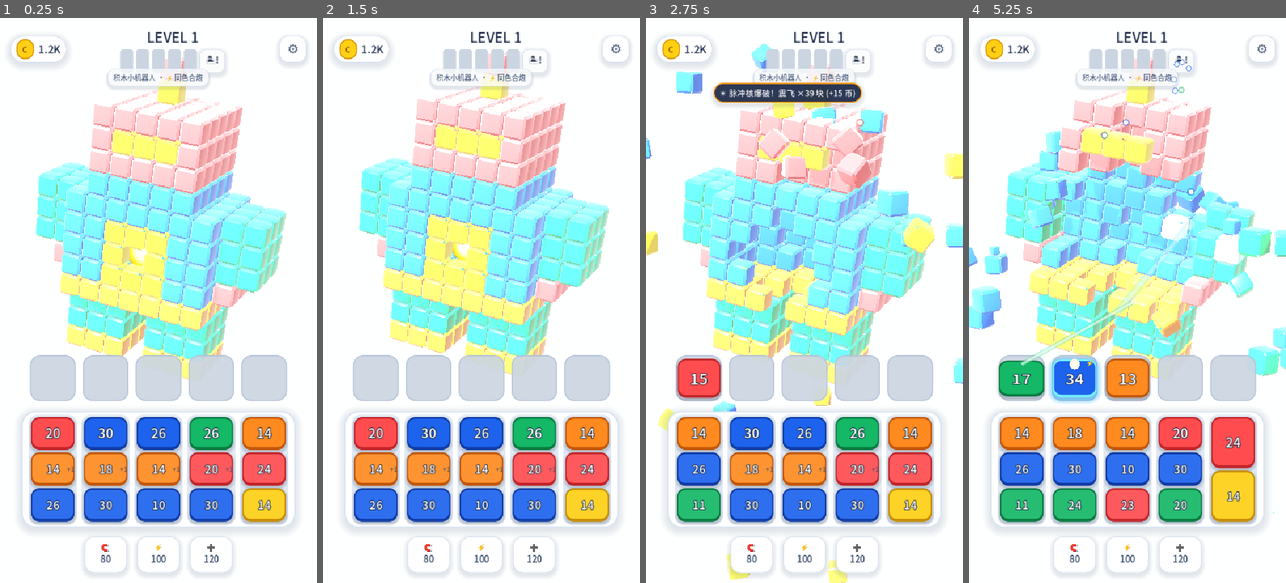
Above: before the commit, frames 1-4 (left to right).
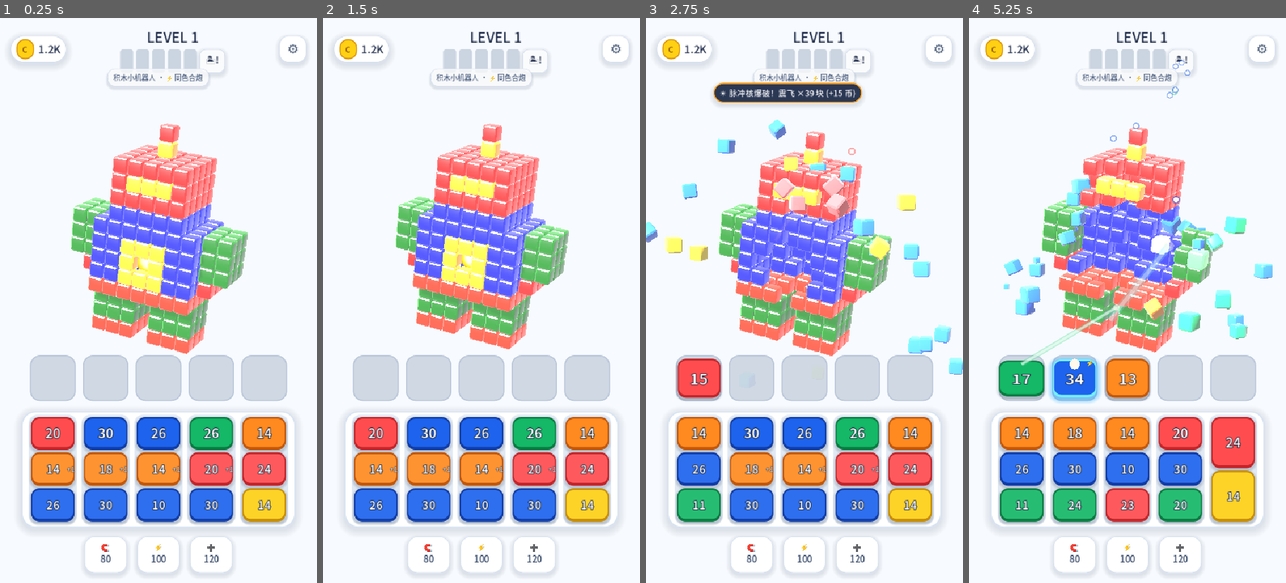
Above: after the commit, the same moments.

Repository: ynot-labs/glaze-pop
Game: Godot game, scene res://scenes/Main.tscn
The game is run twice, just before and just after one commit, with the same random seed, the same clock (stepped at 60 frames per second) and the same inputs.
Inputs (mouse positions are in pixels of both pictures, inside the frame that each line leads up to):
- Up to frame 1 (0.25 s): no input
- Up to frame 2 (1.5 s): click "🏝!" at 0.5 s; click "⚙" at 1.25 s
- Up to frame 3 (2.75 s): click (699, 470) at 2.02 s
- Up to frame 4 (5.25 s): click (1073, 470) at 2.77 s; click (1127, 470) at 3.52 s; click (1181, 470) at 4.27 s; click (1232, 470) at 5.02 s

The runs differ from the first frame. In frame 1, 24% of the frame differs, in the area x 11-91%, y 7-81%; in frame 2, 25%; in frame 3, 27%; in frame 4, 28%, in the area x 0-100%, y 7-88%.

Commit message:
fix(beta): exact sRGB->linear MultiMesh color match, solid bevel corners, sky gradient & framing

Diff:
--- a/scripts/beveled_cube_builder.gd
+++ b/scripts/beveled_cube_builder.gd
@@ -29,14 +29,16 @@
 		st.set_normal(nrms[3]); st.add_vertex(pts[3])
 
 	var add_tri := func(p0: Vector3, p1: Vector3, p2: Vector3) -> void:
+		# Godot front faces use CLOCKWISE winding (so (p1-p0).cross(p2-p0) points INWARD!)
 		var fn: Vector3 = (p1 - p0).cross(p2 - p0).normalized()
-		if fn.dot((p0 + p1 + p2).normalized()) < 0.0:
+		if fn.dot((p0 + p1 + p2).normalized()) > 0.0:
 			var tmp: Vector3 = p1
 			p1 = p2
 			p2 = tmp
 			fn = -fn
+		var outward_n: Vector3 = -fn
 		for p in [p0, p1, p2]:
-			st.set_normal(fn.lerp(p.normalized(), 0.45).normalized())
+			st.set_normal(outward_n.lerp(p.normalized(), 0.45).normalized())
 			st.add_vertex(p)
 
 	# 6 Main Flat Faces (12 tris)
--- a/scripts/fuse_main.gd
+++ b/scripts/fuse_main.gd
@@ -114,22 +114,22 @@
 	env.background_mode = Environment.BG_SKY
 	env.sky = sky
 	env.ambient_light_source = Environment.AMBIENT_SOURCE_COLOR
-	env.ambient_light_color = Color(0.92, 0.95, 1.0)
-	env.ambient_light_energy = 0.62
+	env.ambient_light_color = Color(0.86, 0.91, 0.98)
+	env.ambient_light_energy = 0.34
 	env.tonemap_mode = Environment.TONE_MAPPER_FILMIC
-	env.tonemap_exposure = 1.06
+	env.tonemap_exposure = 1.02
 	world_env.environment = env
 
-	# Single crisp key light for locked 60fps mobile/WebGL2 performance!
-	key_light.rotation_degrees = Vector3(-42.0, -32.0, 0.0)
-	key_light.light_color = Color(1.0, 0.985, 0.955)
-	key_light.light_energy = 1.28
+	# Single crisp key light for locked 60fps mobile/WebGL2 performance with rich 3D volume!
+	key_light.rotation_degrees = Vector3(-40.0, -34.0, 0.0)
+	key_light.light_color = Color(1.0, 0.99, 0.97)
+	key_light.light_energy = 1.45
 	key_light.shadow_enabled = true
-	key_light.shadow_opacity = 0.34
+	key_light.shadow_opacity = 0.42
 	key_light.shadow_blur = 1.8
 	key_light.shadow_bias = 0.03
 	key_light.shadow_normal_bias = 1.1
-	key_light.directional_shadow_max_distance = 28.0
+	key_light.directional_shadow_max_distance = 32.0
 
 
 # ==============================================================================
@@ -385,13 +385,18 @@
 		queue_labels.append(row_lbls)
 
 		var extra_lbl := Label.new()
+		extra_lbl.anchor_left = 0.0
 		extra_lbl.anchor_right = 1.0
+		extra_lbl.anchor_top = 1.0
 		extra_lbl.anchor_bottom = 1.0
-		extra_lbl.offset_top = -16
-		extra_lbl.offset_right = -4
+		extra_lbl.offset_top = -18
+		extra_lbl.offset_bottom = -2
+		extra_lbl.offset_right = -6
 		extra_lbl.horizontal_alignment = HORIZONTAL_ALIGNMENT_RIGHT
 		extra_lbl.add_theme_font_size_override("font_size", 11)
-		extra_lbl.add_theme_color_override("font_color", Color(0.24, 0.30, 0.42))
+		extra_lbl.add_theme_color_override("font_color", Color.WHITE)
+		extra_lbl.add_theme_color_override("font_outline_color", Color(0.08, 0.13, 0.22, 0.9))
+		extra_lbl.add_theme_constant_override("outline_size", 3)
 		extra_lbl.mouse_filter = Control.MOUSE_FILTER_IGNORE
 		col_rail.add_child(extra_lbl)
 		queue_extra_badges.append(extra_lbl)
--- a/scripts/fuse_stage.gd
+++ b/scripts/fuse_stage.gd
@@ -50,6 +50,7 @@
 var total_voxels: int = 0
 var voxel_step: float = 0.36
 var center_offset := Vector3.ZERO
+var bound_radius: float = 2.8
 var spinner_y_min: int = -99
 var spinner_y_max: int = -99
 var has_magnetic_snap: bool = false
@@ -211,6 +212,11 @@
 		max_v.z = maxf(max_v.z, float(p.z))
 
 	center_offset = (min_v + max_v) * 0.5
+	var max_r: float = 1.8
+	for p: Vector3i in voxels.keys():
+		var local_p: Vector3 = (Vector3(p) - center_offset) * voxel_step
+		max_r = maxf(max_r, local_p.length() + voxel_step * 0.65)
+	bound_radius = max_r
 	total_voxels = voxels.size()
 
 	# Generate Auto-Solver Verified 5-Column Queues!
@@ -426,7 +432,7 @@
 		var b: float = sin(snap_bounce_t * PI * 2.0) * snap_bounce_t * 0.16
 		squash = Vector3(1.0 + b, 1.0 - b * 1.25, 1.0 + b)
 
-	model_tilt_root.position.y = 1.38 + hover_y
+	model_tilt_root.position.y = 1.55 + hover_y
 	orbit_pivot.rotation = Vector3(pitch, yaw, 0.0)
 	orbit_pivot.scale = squash
 
@@ -471,11 +477,14 @@
 	camera.fov = 34.0
 	camera.keep_aspect = Camera3D.KEEP_HEIGHT
 
-	# Frame the 3D sculpture squarely inside the upper-center 50% stage (exact Page 2 layout!)
-	var half_tan_x: float = tan(deg_to_rad(17.0)) * aspect
-	var dist: float = maxf(16.8, 3.10 / maxf(half_tan_x, 0.14)) + zoom_offset
-	var look_at_pt := Vector3(0.0, -0.35, 0.0) # Offset downward so sculpture sits cleanly in upper half!
-	var desired := look_at_pt + Vector3(0.0, 0.28, 1.0).normalized() * dist
+	# Dynamically frame EVERY sculpture cleanly inside the upper-center 50% stage (zero HUD/slot overlap!)
+	var half_tan_y: float = tan(deg_to_rad(17.0))
+	var half_tan_x: float = half_tan_y * aspect
+	var dist_for_w: float = (bound_radius * 1.24) / maxf(half_tan_x, 0.14)
+	var dist_for_h: float = (bound_radius * 2.38) / half_tan_y
+	var dist: float = maxf(18.5, maxf(dist_for_w, dist_for_h)) + zoom_offset
+	var look_at_pt := Vector3(0.0, -0.30, 0.0) # Places sculpture dead-center in upper-center 50% zone!
+	var desired := look_at_pt + Vector3(0.0, 0.24, 1.0).normalized() * dist
 
 	if hit_shake > 0.001:
 		hit_shake = maxf(0.0, hit_shake - delta * 2.8)
--- a/shaders/arcade_plastic.gdshader
+++ b/shaders/arcade_plastic.gdshader
@@ -1,9 +1,9 @@
 shader_type spatial;
 render_mode blend_mix, depth_draw_opaque, cull_back, diffuse_burley, specular_schlick_ggx;
 
-// Lightweight Arcade Glossy Plastic Shader (GDD 5.1: 1 Draw Call MultiMesh, 60fps Mobile/WebGL2!)
-// Pure vivid instance albedo + crisp plastic specular (roughness 0.22, specular 0.65)
-// + Fresnel rim lift + cool-sky / warm-white hemisphere ambient + 0.06s Hit-Flash + Micro Symbols!
+// Lightweight Arcade Glossy Plastic Shader (GDD 5.1 & Page 2 Rocket Visual Benchmark!)
+// Fixes MultiMesh raw-sRGB instance colors via exact sRGB->Linear conversion so 3D blocks
+// match the 2D arcade cannons 1:1 with rich saturated shadows & crisp glossy bevel highlights!
 uniform float u_clock = 0.0;
 uniform float u_show_symbols = 0.0;
 
@@ -19,7 +19,7 @@
 	v_local_nrm = NORMAL;
 	v_flash = 0.0;
 
-	// Hit-Flash 0.06s + pop-expansion (1.0 -> 1.15) & micro neighbor wobble!
+	// Hit-Flash 0.06s + pop-expansion (1.0 -> 1.15)
 	float dt = u_clock - v_custom.y;
 	if (v_custom.y > 0.01 && dt >= 0.0 && dt < 0.16) {
 		if (dt < 0.065) {
@@ -35,17 +35,18 @@
 	v_world_nrm = normalize((MODEL_MATRIX * vec4(NORMAL, 0.0)).xyz);
 }
 
+vec3 srgb_to_linear(vec3 c) {
+	return mix(c / 12.92, pow((c + vec3(0.055)) / 1.055, vec3(2.4)), step(vec3(0.04045), c));
+}
+
 float draw_micro_symbol(vec2 p, int sym_id) {
 	float d = 1.0;
 	if (sym_id == 0) {
-		// Cobalt Blue -> Circle ring
 		d = abs(length(p) - 0.19) - 0.036;
 	} else if (sym_id == 1) {
-		// Coral Red -> Solid diamond
 		vec2 q = abs(p);
 		d = (q.x + q.y) * 0.7071 - 0.17;
 	} else if (sym_id == 2) {
-		// Vibrant Orange -> Triangle
 		vec2 q = p + vec2(0.0, 0.04);
 		float k = sqrt(3.0);
 		q.x = abs(q.x) - 0.18;
@@ -54,16 +55,13 @@
 		q.x -= clamp(q.x, -0.36, 0.0);
 		d = -length(q) * sign(q.y) - 0.015;
 	} else if (sym_id == 3) {
-		// Emerald Green -> Plus / Cross
 		vec2 q = abs(p);
 		d = min(max(q.x - 0.055, q.y - 0.19), max(q.y - 0.055, q.x - 0.19));
 	} else if (sym_id == 4) {
-		// Sun Yellow -> 4-point star
 		vec2 q = abs(p);
 		d = min(q.x + q.y * 0.38 - 0.10, q.y + q.x * 0.38 - 0.10);
 		d = max(d, length(p) - 0.22);
 	} else {
-		// Electric Purple -> Hollow square
 		vec2 q = abs(p);
 		float sq = max(q.x, q.y);
 		d = abs(sq - 0.16) - 0.036;
@@ -73,66 +71,83 @@
 }
 
 void fragment() {
-	vec3 base = COLOR.rgb;
+	// CRITICAL: Convert MultiMesh raw sRGB instance color into true LINEAR space!
+	vec3 base = srgb_to_linear(clamp(COLOR.rgb, 0.0, 1.0));
+
+	// Continuous 3D edge distance (median of |x|,|y|,|z|) -> zero UV jumps across bevels & corners!
+	vec3 ap = abs(v_local_pos);
+	float max_c = max(ap.x, max(ap.y, ap.z));
+	float min_c = min(ap.x, min(ap.y, ap.z));
+	float edge_c = ap.x + ap.y + ap.z - max_c - min_c;
+
+	// Subtle glossy toy-brick bevel highlight + crisp dark-tinted groove between stacked bricks!
+	float bevel_shoulder = smoothstep(0.35, 0.42, edge_c) * (1.0 - smoothstep(0.43, 0.475, edge_c));
+	float brick_groove = smoothstep(0.435, 0.485, edge_c);
+	vec3 col = base * (1.0 + bevel_shoulder * 0.10) * (1.0 - brick_groove * 0.22);
+
 	vec3 an = abs(v_local_nrm);
 	vec2 face_uv = (an.y > an.x && an.y > an.z) ? v_local_pos.xz : ((an.x > an.z) ? v_local_pos.zy : v_local_pos.xy);
 
-	// Crisp ABS toy brick bevel shoulder sheen + subtle micro-seam between blocks
-	float edge_d = max(abs(face_uv.x), abs(face_uv.y));
-	float bevel_lift = smoothstep(0.35, 0.46, edge_d);
-	float seam = smoothstep(0.47, 0.50, edge_d);
-	vec3 col = mix(base, base * 1.14 + vec3(0.08), bevel_lift * 0.45);
-	col *= (1.0 - seam * 0.18);
-
 	// Spinner Layer glowing white chevron accent (flag z == 2.0)
 	float is_spinner = step(1.5, v_custom.z) * step(v_custom.z, 2.5);
-	if (is_spinner > 0.5 && an.y < 0.6) {
-		float arrow_band = smoothstep(0.18, 0.12, abs(face_uv.y));
-		float chev = smoothstep(0.14, 0.08, abs(abs(face_uv.y) * 1.3 - (0.14 - face_uv.x * 0.65)));
-		float mark = clamp(chev * arrow_band, 0.0, 1.0);
-		col = mix(col, vec3(1.0, 1.0, 1.0), mark * 0.72);
+	if (is_spinner > 0.5 && an.y < 0.65 && edge_c < 0.39) {
+		float arrow_band = smoothstep(0.18, 0.11, abs(face_uv.y));
+		float chev = smoothstep(0.13, 0.07, abs(abs(face_uv.y) * 1.25 - (0.14 - face_uv.x * 0.65)));
+		col = mix(col, vec3(0.96, 0.98, 1.0), clamp(chev * arrow_band, 0.0, 1.0) * 0.85);
 	}
 
-	// Chain-locked subtle steel cross sheen (flag z == 3.0)
+	// Chain-locked dark metallic cross band (flag z == 3.0)
 	float is_locked = step(2.5, v_custom.z);
-	if (is_locked > 0.5) {
-		float diag1 = smoothstep(0.085, 0.045, abs(face_uv.x - face_uv.y));
-		float diag2 = smoothstep(0.085, 0.045, abs(face_uv.x + face_uv.y));
-		float chain_m = clamp(max(diag1, diag2), 0.0, 1.0);
-		col = mix(col, vec3(0.24, 0.29, 0.38), chain_m * 0.78);
+	if (is_locked > 0.5 && edge_c < 0.42) {
+		float diag1 = smoothstep(0.08, 0.04, abs(face_uv.x - face_uv.y));
+		float diag2 = smoothstep(0.08, 0.04, abs(face_uv.x + face_uv.y));
+		col = mix(col, vec3(0.07, 0.09, 0.14), clamp(max(diag1, diag2), 0.0, 1.0) * 0.88);
 	}
 
-	// Colorblind optional faint geometric symbol
-	int sym_id = int(round(v_custom.x));
-	float sym = draw_micro_symbol(face_uv * 1.15, sym_id);
-	col = mix(col, vec3(1.0), sym * 0.48 * u_show_symbols);
+	// Optional Colorblind micro-symbol on flat face center
+	if (u_show_symbols > 0.5 && edge_c < 0.38) {
+		int sym_id = int(round(v_custom.x));
+		float sym = draw_micro_symbol(face_uv * 1.15, sym_id);
+		col = mix(col, vec3(0.95), sym * 0.65 * u_show_symbols);
+	}
 
-	// Hemisphere fake ambient (cool sky-blue top light + warm-white bottom bounce)
-	float hemi_t = clamp(v_world_nrm.y * 0.5 + 0.5, 0.0, 1.0);
-	vec3 hemi_light = mix(vec3(0.98, 0.94, 0.89), vec3(0.84, 0.92, 1.0), hemi_t);
+	// Analytical 3D cavity AO for crisp brick separation
+	float ao = clamp(v_custom.w, 0.48, 1.0);
+	float cavity = mix(0.54, 1.0, ao);
 
-	// Crisp Fresnel rim lift for clean glossy arcade toy silhouette
+	// Pure white Hit-Flash on impact
+	col = mix(col, vec3(1.0), clamp(v_flash * 0.90, 0.0, 1.0));
+
+	// Subtle cool-sky top Fresnel rim so silhouette pops cleanly against #E8EEF5 sky
 	float ndv = clamp(dot(NORMAL, VIEW), 0.0, 1.0);
-	float fresnel = pow(1.0 - ndv, 3.2);
-
-	// Analytical 3D cavity AO (keeps stacked blocks crisp without turning muddy!)
-	float ao = clamp(v_custom.w, 0.52, 1.0);
-	float cavity = mix(0.62, 1.0, ao);
-
-	// Hit-Flash pure white pop
-	col = mix(col, vec3(1.0), clamp(v_flash * 0.92, 0.0, 1.0));
+	float fresnel = pow(1.0 - ndv, 3.6);
+	float top_mask = smoothstep(-0.2, 0.8, v_world_nrm.y);
 
 	ALBEDO = col;
 	ROUGHNESS = 0.22;
 	SPECULAR = 0.65;
-	METALLIC = is_locked * 0.12;
+	METALLIC = is_locked * 0.20;
 	AO = cavity;
-	AO_LIGHT_AFFECT = 0.45;
+	AO_LIGHT_AFFECT = 0.55;
+	EMISSION = col * fresnel * (0.08 + 0.10 * top_mask) * cavity
+		+ vec3(1.0) * v_flash * 0.95
+		+ vec3(0.40, 0.72, 1.0) * is_spinner * 0.04;
+}
 
-	// Subtle hemisphere bounce + Fresnel edge pop + Hit-Flash glow + Spinner glow
-	vec3 emiss = col * hemi_light * 0.24 * cavity
-		+ mix(base, vec3(1.0), 0.62) * fresnel * 0.22 * cavity
-		+ vec3(1.0) * v_flash * 0.85
-		+ vec3(0.85, 0.96, 1.0) * is_spinner * 0.08;
-	EMISSION = emiss;
+void light() {
+	// Crisp Arcade Glossy Plastic Shading (Page 2 Rocket Look!):
+	// Vibrant true-hue lit face + rich deep saturated shadow side (zero washed-out gray/white!)
+	float ndl = dot(NORMAL, LIGHT);
+	float shadow_mask = clamp(ATTENUATION, 0.0, 1.0);
+	float diff = clamp(ndl * 0.88 + 0.12, 0.0, 1.0) * shadow_mask;
+
+	// Deep saturated shadow fill (keeps Cobalt Blue -> Deep Royal Blue, Coral -> Rich Crimson!)
+	vec3 deep_shadow = ALBEDO * ALBEDO * 0.22 * (1.0 - diff);
+	DIFFUSE_LIGHT += (ALBEDO * diff * 0.95 + deep_shadow) * LIGHT_COLOR / PI;
+
+	// Crisp Molded-Plastic Glossy Specular Highlight on rounded bevels!
+	vec3 half_vec = normalize(LIGHT + VIEW);
+	float ndh = max(dot(NORMAL, half_vec), 0.0);
+	float glossy_lobe = pow(ndh, 42.0) * 0.38 + pow(ndh, 190.0) * 0.65;
+	SPECULAR_LIGHT += LIGHT_COLOR * shadow_mask * glossy_lobe * smoothstep(0.0, 0.18, ndl);
 }
--- a/shaders/sky_gradient.gdshader
+++ b/shaders/sky_gradient.gdshader
@@ -1,15 +1,15 @@
 shader_type sky;
 
 // Clean Cool-Architectural Light Gray-Blue Stage Gradient (#E8EEF5 -> #F5F8FC)
-// GDD 5.1 & Page 2 visual benchmark: pure clean floating studio sky (zero floor, table, or clouds!)
-uniform vec3 u_top_color : source_color = vec3(0.910, 0.933, 0.961);
-uniform vec3 u_mid_color : source_color = vec3(0.945, 0.962, 0.982);
-uniform vec3 u_bot_color : source_color = vec3(0.961, 0.973, 0.988);
+// Calibrated in linear space so output after Filmic tonemapping matches Page 2's exact cool light gray-blue!
+uniform vec3 u_top_color : source_color = vec3(0.835, 0.882, 0.935);
+uniform vec3 u_mid_color : source_color = vec3(0.885, 0.918, 0.958);
+uniform vec3 u_bot_color : source_color = vec3(0.925, 0.948, 0.978);
 
 void sky() {
 	vec2 uv = SCREEN_UV;
-	float d = length((uv - vec2(0.5, 0.34)) * vec2(1.0, 1.4));
-	float spot = exp(-d * d * 2.6) * 0.028;
+	float d = length((uv - vec2(0.5, 0.34)) * vec2(1.0, 1.35));
+	float spot = exp(-d * d * 2.4) * 0.045;
 	vec3 col = mix(u_top_color, u_mid_color, smoothstep(0.0, 0.55, uv.y));
 	col = mix(col, u_bot_color, smoothstep(0.50, 1.0, uv.y));
 	COLOR = clamp(col + vec3(spot), 0.0, 1.0);
